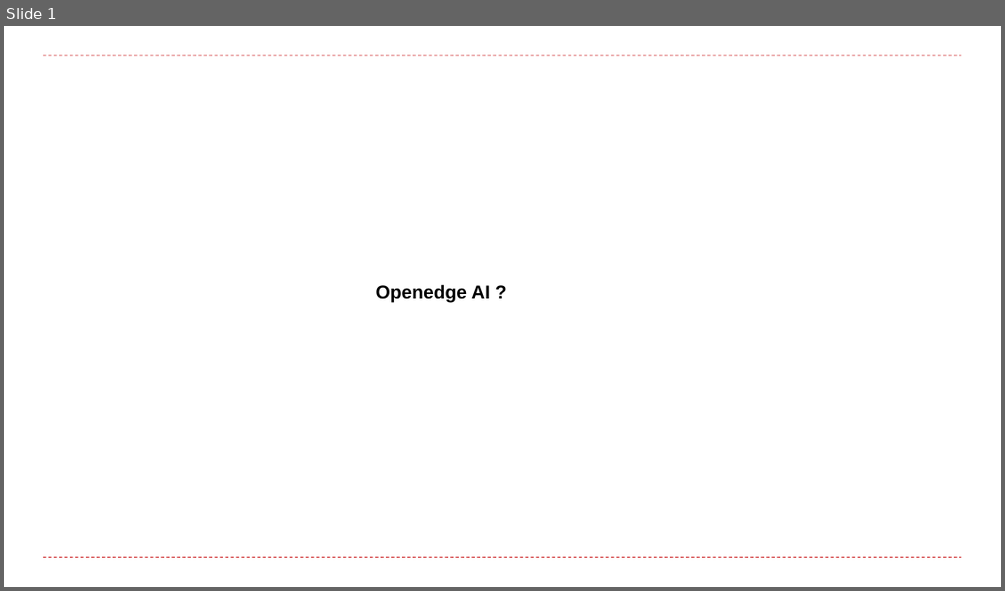
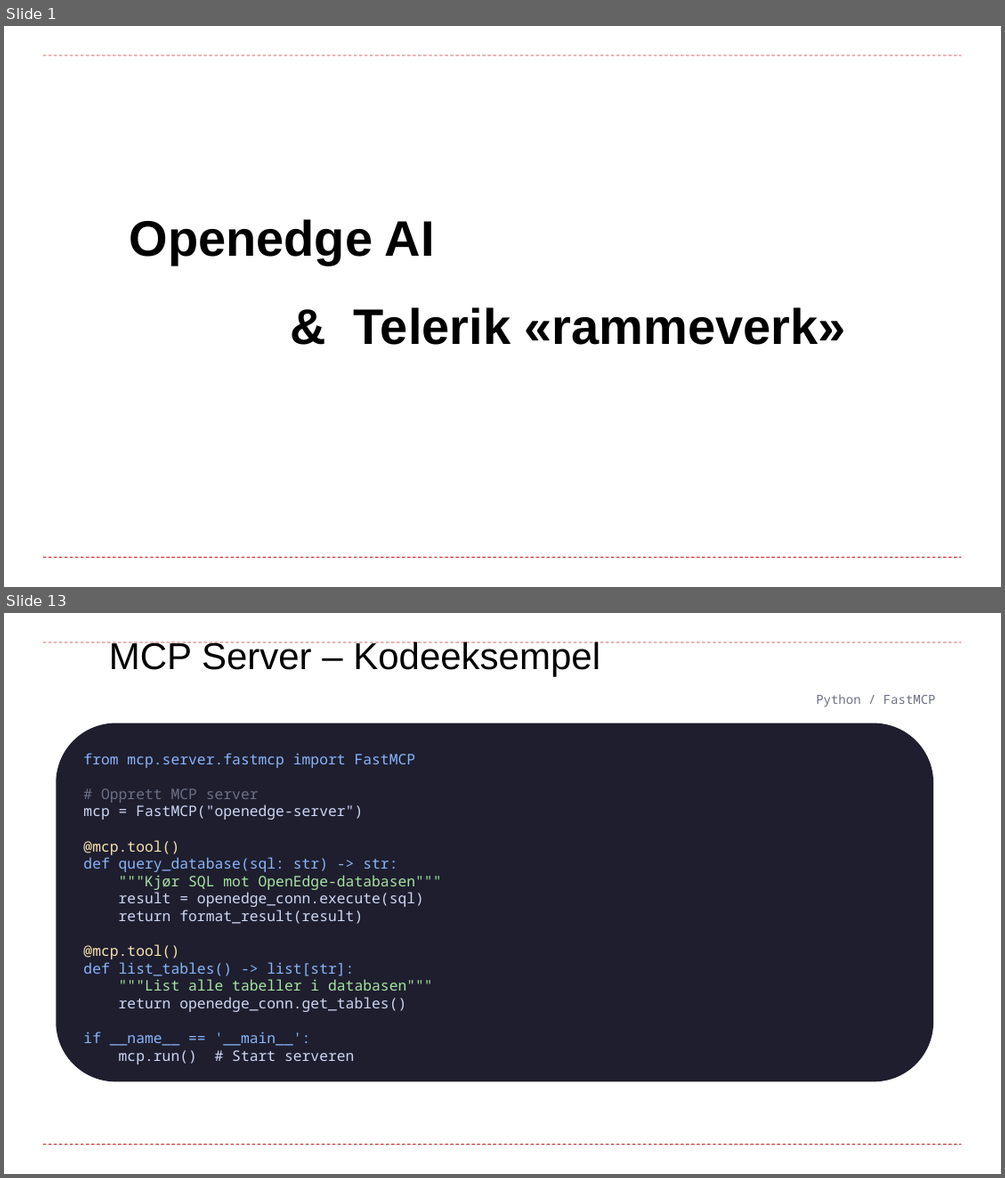
Before and after one commit to curtoldenborg/mcp, a slide deck: resources/documents/Brukerforeningen_2026.pptx. Shown one above the other, each under a label of ours: slide 1 before the commit, slides 1 and 13 after it; the slides between them are not shown. The pictures are 1005x591 and 1005x1178 pixels, drawn with LibreOffice and Linux fonts; fonts in the diff are those of the drawing; background and template pictures are left out. Boxes give left, top, right and bottom in pixels: in the first picture for what was removed or moved away, otherwise in the second. Text is boxed around its words. In the diff, an @@ line names an element or a change of style, - is before the commit and + after.

Commit message:
Auto stash before merge of "main" and "origin/main"

```diff
--- a/resources/documents/Brukerforeningen_2026.pptx
+++ b/resources/documents/Brukerforeningen_2026.pptx
@@ slide 13 added at (4,613,1001,1174), background #FFFFFF; not listed: 2 template elements that a slide beside it also shows @@
@@ text added at (109,641,600,677), 36 pt, text #000000 @@
+MCP Server – Kodeeksempel
@@ text added at (816,694,936,707), 12 pt, text #6C7086 @@
+Python / FastMCP
@@ rounded rectangle added at (56,723,933,1081), fill #1E1E2E @@
@@ text added at (83,753,442,1064), 14 pt, text #CDD6F4 @@
+from mcp.server.fastmcp import FastMCP
+# Opprett MCP server
+mcp = FastMCP("openedge-server")
+@mcp.tool()
+def query_database(sql: str) -> str:
+"""Kjør SQL mot OpenEdge-databasen"""
+result = openedge_conn.execute(sql)
+return format_result(result)
+@mcp.tool()
+def list_tables() -> list[str]:
+"""List alle tabeller i databasen"""
+return openedge_conn.get_tables()
+if __name__ == '__main__':
+mcp.run() # Start serveren
@@ slide 1 changed as well @@
@@ text at (129,219,435,265): text changed; size 18 to 48 pt @@
-Openedge AI ?
+Openedge AI
@@ text added at (354,307,846,345), 48 pt, text #000000, bold @@
+& Telerik «rammeverk»
```
Also in this commit, not shown: 20 other slides added, 25 slides removed, 2 other files.
